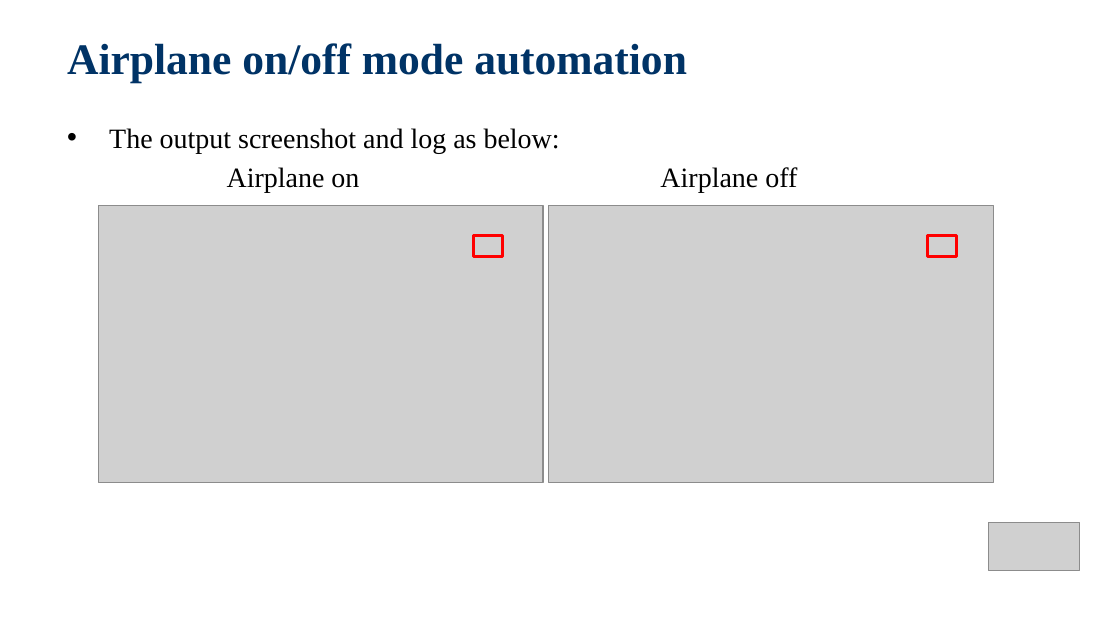
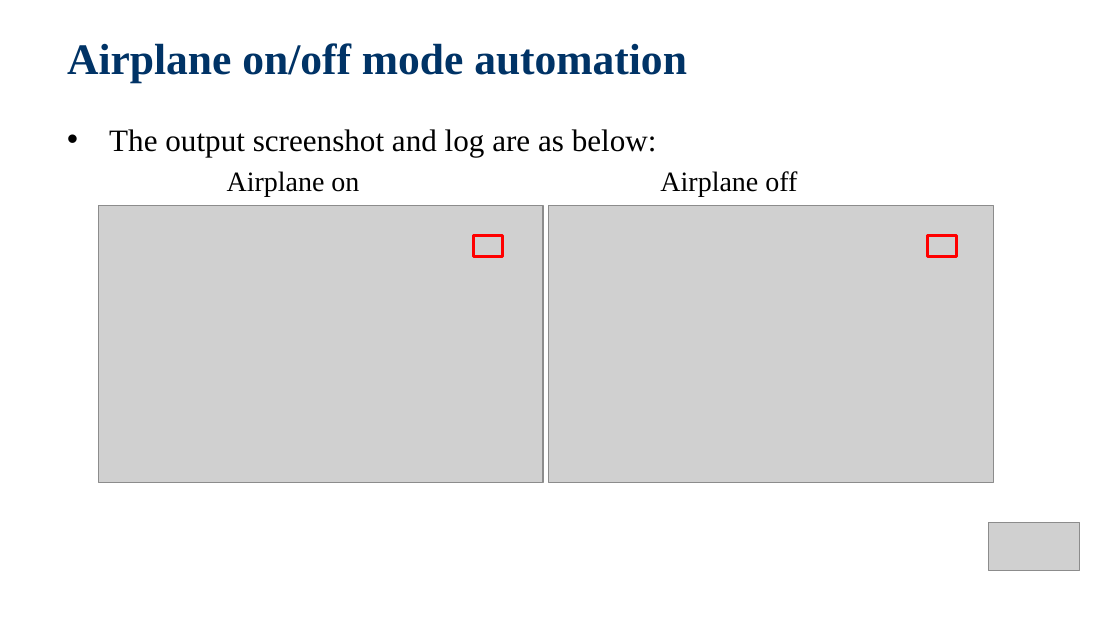
Before and after one commit to jackiejay888/automation, a slide deck: slide 18 of kpi/Test Automation.pptx. Drawn at 1120x630 pixels with LibreOffice and Linux fonts; fonts in the diff are those of the drawing; grey boxes stand for pictures; background and template pictures are left out. Boxes give left, top, right and bottom in pixels: in the first picture for what was removed or moved away, otherwise in the second. Text is boxed around its words. In the diff, an @@ line names an element or a change of style, - is before the commit and + after.

Commit message:
Update the Test Automation

```diff
--- a/kpi/Test Automation.pptx
+++ b/kpi/Test Automation.pptx
@@ text at (109,129,657,157): text changed; size 18 to 20 pt @@
-  • The output screenshot and log as below:
+  • The output screenshot and log are as below:
```
Also in this commit, not shown: 33 other slides changed, 1 other file.
